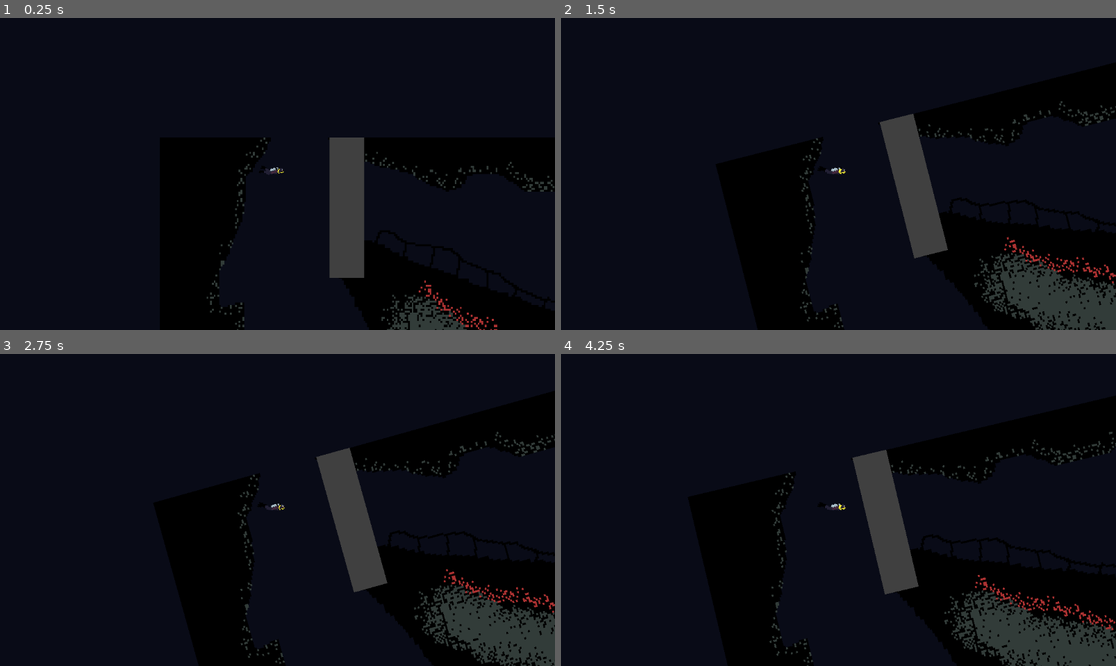
Above: before the commit, frames 1-4 (two rows, left to right).
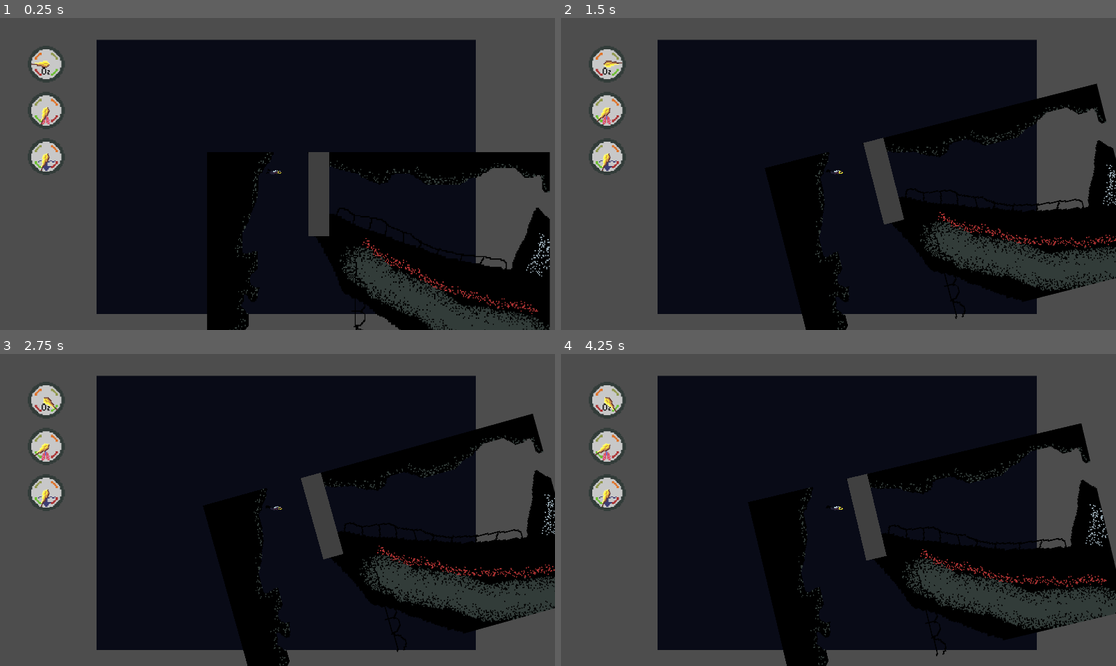
Above: after the commit, the same moments.

Repository: BrothersChimes/aphosis
Game: Godot game, scene res://Main.tscn
Same seed, same stepped clock (60 frames per second), same inputs: the game is played once before the commit and once after it.
Inputs:
- Up to frame 1 (0.25 s): no input
- Up to frame 2 (1.5 s): hold Right (right_button) 0.53-1.28 s; hold Space (sprint) 0.53-1.28 s; hold Left (left_button) from 1.28 s (still down); tap Space (sprint) at 1.35 s
- Up to frame 3 (2.75 s): release Left (left_button) at 2.03 s; hold Right (right_button) from 2.03 s (still down); hold Space (sprint) from 2.03 s (still down)
- Up to frame 4 (4.25 s): release Right (right_button) at 2.78 s; release Space (sprint) at 2.78 s; hold Up (up_button) 2.78-3.53 s; tap Space (sprint) at 2.85 s; hold Left (left_button) from 3.53 s (still down); hold Space (sprint) from 3.53 s (still down)

The runs differ from the first frame. In frame 1, 42% of the frame differs, in the area x 0-100%, y 0-100%; in frame 2, 42%; in frame 3, 42%; in frame 4, 42%.

Commit message:
guage and oxy system, added sprites

Diff:
--- /dev/null
+++ b/Guage.gd
@@ -0,0 +1,38 @@
+extends Node2D
+
+var min_value = 0.0
+
+var max_value = 100.0
+
+var current_value = 0.0
+
+var current_percentage = 0.0
+
+var target_percentage = 0.0
+
+const ROT_MIN = deg_to_rad(112)
+const ROT_MAX = deg_to_rad(428)
+const SMOOTH_SPEED = 1.0
+
+
+func _ready():
+	pass
+
+func _process(delta):
+	move_needle(delta)
+
+
+func set_value(new_value):
+	current_value = new_value
+	target_percentage = ((current_value - min_value) / (max_value - min_value) ) * 100
+
+func set_all_values(new_current_value, new_min_value, new_max_value):
+	min_value = new_min_value
+	max_value = new_max_value
+	set_value(current_value)
+
+
+func move_needle(delta):
+	var rotation_range = ROT_MAX - ROT_MIN
+	current_percentage = lerp(current_percentage, target_percentage, delta * SMOOTH_SPEED)
+	$Needle.rotation = ROT_MIN + ((current_percentage / 100) * rotation_range)
--- /dev/null
+++ b/Guage.tscn
@@ -0,0 +1,21 @@
+[gd_scene load_steps=4 format=3 uid="uid://up0wwtum6gq5"]
+
+[ext_resource type="Texture2D" uid="uid://do6dyl1r7vh58" path="res://Assets/HUD/GuageO2.png" id="1_dkcnj"]
+[ext_resource type="Script" path="res://Guage.gd" id="1_p1de5"]
+[ext_resource type="Texture2D" uid="uid://cdu7v486whgic" path="res://Assets/HUD/GuageNeedle.png" id="2_5o1uj"]
+
+[node name="Guage" type="Node2D"]
+position = Vector2(105, 79)
+scale = Vector2(2, 2)
+script = ExtResource("1_p1de5")
+
+[node name="Face" type="Sprite2D" parent="."]
+texture_filter = 1
+scale = Vector2(2, 2)
+texture = ExtResource("1_dkcnj")
+
+[node name="Needle" type="Sprite2D" parent="."]
+texture_filter = 1
+rotation = 1.95477
+scale = Vector2(2, 2)
+texture = ExtResource("2_5o1uj")
--- a/Main.gd
+++ b/Main.gd
@@ -1,12 +1,20 @@
 extends Node2D
 
+@onready var player = $Player
+@onready var HUD = $HUD
+
+var o2 = 1000.0
 
 # Called when the node enters the scene tree for the first time.
 func _ready():
+	$HUD/GuageO2.set_all_values(o2, 0.0, player.max_oxy)
+	$HUD/GuageConsumption.set_all_values(o2, 0.0, player.max_consumption)
 	pass # Replace with function body.
 
 
 # Called every frame. 'delta' is the elapsed time since the previous frame.
 func _process(delta):
+	$HUD/GuageO2.set_value(player.get_oxy())
+	$HUD/GuageConsumption.set_value(player.consumption)
 	pass
 	#$Camera2D.rotation += delta / 5
--- a/Main.tscn
+++ b/Main.tscn
@@ -1,10 +1,13 @@
-[gd_scene load_steps=6 format=3 uid="uid://dfrgbs2tvoog2"]
+[gd_scene load_steps=9 format=3 uid="uid://dfrgbs2tvoog2"]
 
 [ext_resource type="Script" path="res://Main.gd" id="1_6yyh5"]
 [ext_resource type="Texture2D" uid="uid://b3o2sav8o3qm6" path="res://Assets/Placeholder/Background.jpg" id="1_abpg7"]
 [ext_resource type="PackedScene" uid="uid://44wdpnlupmm2" path="res://player.tscn" id="2_i4oek"]
 [ext_resource type="Texture2D" uid="uid://cksygwn6fwtcn" path="res://Assets/Placeholder/background2.png" id="3_3py2l"]
 [ext_resource type="PackedScene" uid="uid://c3ty0pib7djaw" path="res://basic_wall_test.tscn" id="4_c038w"]
+[ext_resource type="PackedScene" uid="uid://up0wwtum6gq5" path="res://Guage.tscn" id="6_tm1n7"]
+[ext_resource type="Texture2D" uid="uid://dh3c4387ysqpl" path="res://Assets/HUD/GuageConsumption.png" id="7_weeb3"]
+[ext_resource type="Texture2D" uid="uid://co7kogmfd2hm4" path="res://Assets/HUD/GuageDepth.png" id="8_8ymir"]
 
 [node name="Node2D" type="Node2D"]
 script = ExtResource("1_6yyh5")
@@ -40,3 +43,24 @@
 
 [node name="BasicWallTest" parent="." instance=ExtResource("4_c038w")]
 position = Vector2(680, 548)
+
+[node name="HUD" type="CanvasLayer" parent="."]
+
+[node name="GuageO2" parent="HUD" instance=ExtResource("6_tm1n7")]
+position = Vector2(160, 160)
+
+[node name="GuageConsumption" parent="HUD" instance=ExtResource("6_tm1n7")]
+position = Vector2(160, 320)
+
+[node name="Face" parent="HUD/GuageConsumption" index="0"]
+texture = ExtResource("7_weeb3")
+
+[node name="GuageDepth" parent="HUD" instance=ExtResource("6_tm1n7")]
+position = Vector2(160, 480)
+
+[node name="Face" parent="HUD/GuageDepth" index="0"]
+texture = ExtResource("8_8ymir")
+
+[editable path="HUD/GuageO2"]
+[editable path="HUD/GuageConsumption"]
+[editable path="HUD/GuageDepth"]
--- a/player.gd
+++ b/player.gd
@@ -1,5 +1,7 @@
 extends RigidBody2D
 
+
+# Movement
 const rotation_speed = 9000
 const max_rotation_speed = 5.0
 const max_speed = 500.0
@@ -14,6 +16,40 @@
 const sprint_thrust = 60000
 
 var current_angular_velocity: float = 0.0  # Custom angular velocity
+
+# Trackers
+var is_moving = false
+var is_sprinting = false
+
+
+#Oxygen System
+const max_consumption = 10
+const max_oxy = 1000
+var oxy = max_oxy
+var base_consumption = 0.1
+var consumption = base_consumption
+var consumption_multiplier =  0.01
+
+func get_consumption():
+	var new_consumption = base_consumption
+	print('consump')
+	if is_moving:
+		print('move')
+		new_consumption += 1
+		if is_sprinting:
+			print('sprint')
+			new_consumption += 1
+	return new_consumption
+
+func get_oxy():
+	return oxy
+
+func suck_oxy(delta):
+	oxy -= oxy * consumption * delta * consumption_multiplier
+
+func _process(delta: float) -> void:
+	consumption = get_consumption()
+	suck_oxy(delta)
 
 func _physics_process(delta: float) -> void:
 
@@ -41,19 +77,25 @@
 	if Input.is_action_pressed('right_button'):
 		apply_torque(effective_rotation_speed * delta)
 		apply_central_force(right_direction * 10000 * delta)
+		is_moving = true
 	elif Input.is_action_pressed('left_button'):
 		apply_torque(-effective_rotation_speed * delta)
 		apply_central_force(left_direction * 10000 * delta)
+		is_moving = true
+	else: is_moving = false
 
 
 	if (Input.is_action_pressed('up_button')):
+		is_moving = true
 		var applied_thrust
 		if Input.is_action_pressed('sprint'):
 			var speed_ratio = current_velocity.length() / sprint_max_speed
 			applied_thrust = lerp(sprint_thrust, 0, speed_ratio)  # Decrease thrust as speed approaches max_speed
+			is_sprinting = true
 		else:
 			var speed_ratio = current_velocity.length() / max_speed
 			applied_thrust = lerp(thrust, 0, speed_ratio)  # Decrease thrust as speed approaches max_speed
+			is_sprinting = false
 		apply_central_force(transform.y * -applied_thrust * delta)
 
 	# Apply forward and sideways friction
--- a/project.godot
+++ b/project.godot
@@ -14,6 +14,11 @@
 run/main_scene="res://Main.tscn"
 config/features=PackedStringArray("4.2", "Forward Plus")
 config/icon="res://icon.svg"
+
+[display]
+
+window/size/viewport_width=1920
+window/size/viewport_height=1080
 
 [input]
 
Not shown, added: Assets/Bubbles/bubble_fast.png.import
Not shown, added: Assets/Bubbles/bubble_round.png.import
Not shown, added: Assets/Bubbles/bubble_squashed.png.import
Binary file added: Assets/HUD/GuageConsumption.png
Not shown, added: Assets/HUD/GuageConsumption.png.import
Binary file added: Assets/HUD/GuageDepth.png
Not shown, added: Assets/HUD/GuageDepth.png.import
Binary file added: Assets/HUD/GuageNeedle.png
Not shown, added: Assets/HUD/GuageNeedle.png.import
Binary file added: Assets/HUD/GuageO2.png
Not shown, added: Assets/HUD/GuageO2.png.import
Binary file added: Assets/Terrain/mushroom.png
(and 2 more such lines)
